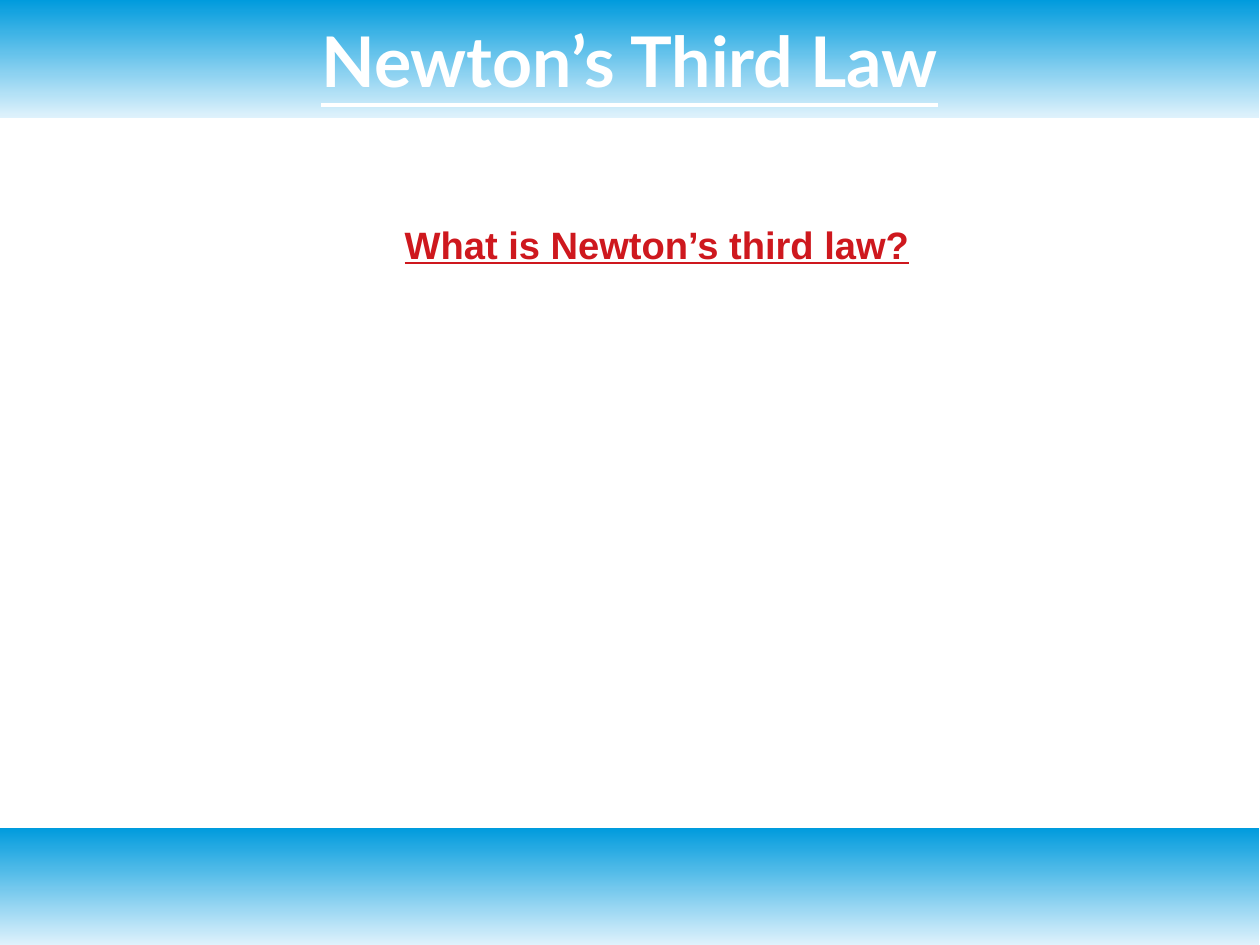
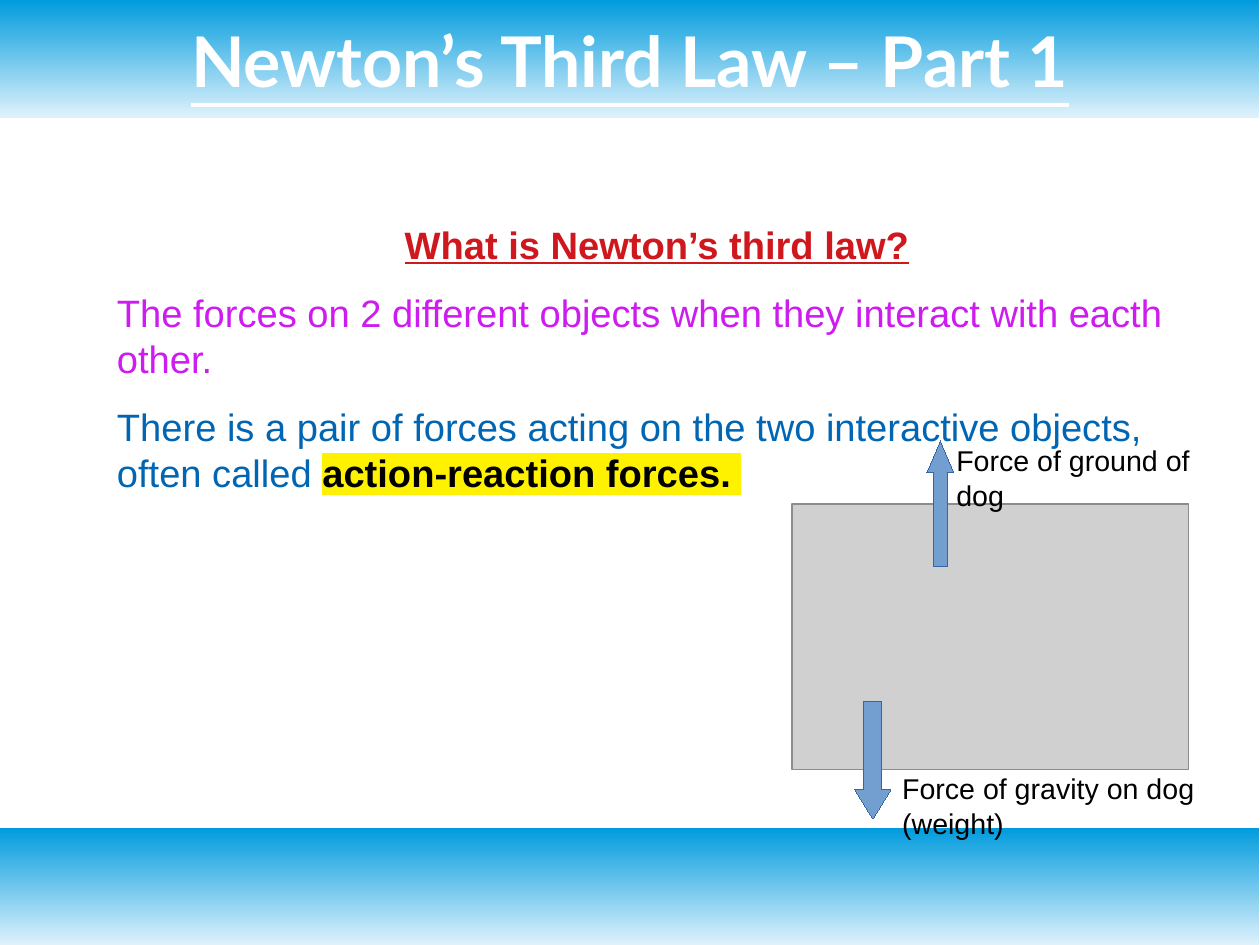
Before and after one commit to fizah05/physics, a slide deck: slide 19 of physicsunit123.odp. Drawn at 1260x945 pixels with LibreOffice and Linux fonts; fonts in the diff are those of the drawing; grey boxes stand for pictures. Boxes give left, top, right and bottom in pixels: in the first picture for what was removed or moved away, otherwise in the second. Text is boxed around its words. In the diff, an @@ line names an element or a change of style, - is before the commit and + after.

```diff
--- a/physicsunit123.odp
+++ b/physicsunit123.odp
@@ title at (191,26,1068,100): text changed @@
-Newton’s Third Law
+Newton’s Third Law – Part 1
@@ text at (117,299,1162,488): paragraphs added @@
+The forces on 2 different objects when they interact with eacth other.
+There is a pair of forces acting on the two interactive objects, often called action-reaction forces.
@@ up arrow added at (927,441,955,567), fill #729FCF, outline #3465A4 0 pt @@
@@ text added at (956,450,1190,511), 18 pt, text #000000 @@
+Force of ground of dog
@@ picture added at (792,504,1189,769) @@
@@ down arrow added at (855,702,891,819), fill #729FCF, outline #3465A4 0 pt @@
@@ text added at (902,778,1194,839), 18 pt, text #000000 @@
+Force of gravity on dog (weight)
```
Also in this commit, not shown: 7 slides added, 1 other file.
